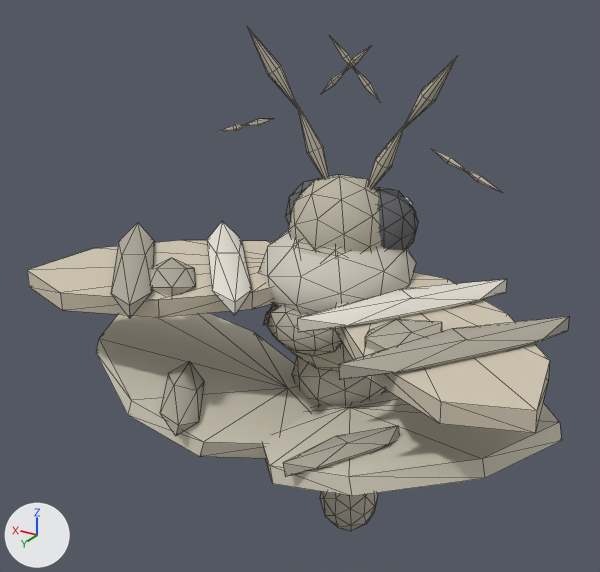
Renders of the glTF model web-forest/public/model/species/dasychira-chekiangensis.glb from each side of a commit.
The view is the same before and after, from a 50 mm camera at (-0.346, 0.646, 0.644) aimed at (0.007, 0.059, 0.35). The lights are fixed; the arrows at lower left show +X, +Y and +Z. The older version comes first. Mesh edges are drawn as thin lines. Where no turn or scale is listed for an object, it has been applied to the vertices. Vertices at exactly the same position are counted once.

Names of what the first picture shows: 'abdomen0', 'abdomen1', 'abdomen4', 'antenna-l1', 'antenna-r1', 'crest2', 'eye-l', 'eye-r', 'head', 'thorax', 'wing-lo-l', 'wing-lo-r', 'wing-up-l', 'wing-up-r' and 3 more.
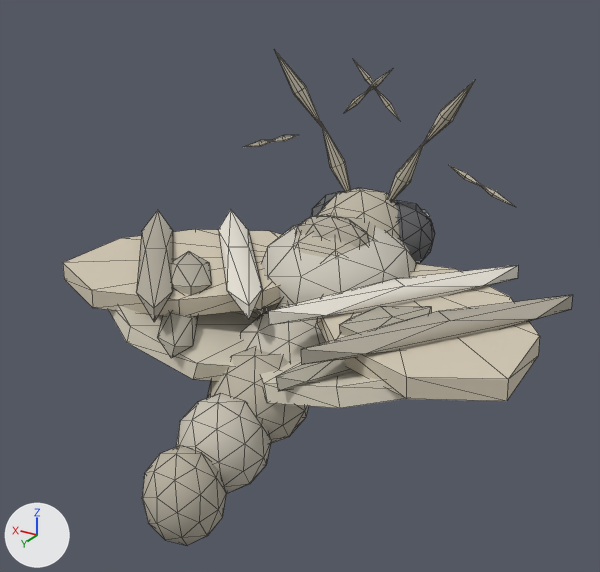
Where the newer file only moved an object's origin or applied its transform, the numbers keep the older frame.

The change, as a list of edits to the scene's bpy script:
```text
Change me_mesh_11:
    used by ob_wing_up_l; location = (0.0344, -0.0094, 0.3373)
    remove me_mesh_11.from_pydata(...)  # 56 vertices, 96 faces; spans x -0.026..0.204, y -0.026..0.191, z -0.01..0.028
    add me_mesh_11.from_pydata(...)  # 56 vertices, 96 faces; spans x -0.029..0.183, y -0.038..0.194, z -0.004..0.034
    me_mesh_11 part 1: the whole mesh is multiplied about its middle by the matrix ((1.005, -0.157, -0.003), (-0.157, 1.072, -0.01), (0.004, -0.005, 1.0)), then moved by (-0.013, -0.008, 0.006)
Change me_mesh_12:
    used by ob_wing_up_r; location = (-0.0344, -0.0094, 0.3373)
    remove me_mesh_12.from_pydata(...)  # 56 vertices, 96 faces; spans x -0.204..0.026, y -0.026..0.191, z -0.01..0.028
    add me_mesh_12.from_pydata(...)  # 56 vertices, 96 faces; spans x -0.183..0.029, y -0.038..0.194, z -0.004..0.034
    me_mesh_12 part 2: the whole mesh is multiplied about its middle by the matrix ((1.005, 0.157, 0.003), (0.157, 1.072, -0.01), (-0.004, -0.005, 1.0)), then moved by (0.013, -0.008, 0.006)
Change me_mesh_13:
    used by ob_wing_lo_l; location = (0.0282, 0.0313, 0.2149)
    remove me_mesh_13.from_pydata(...)  # 32 vertices, 56 faces; spans x -0.041..0.205, y -0.06..0.153, z -0.015..0.064
    add me_mesh_13.from_pydata(...)  # 32 vertices, 56 faces; spans x -0.037..0.18, y -0.031..0.156, z 0.066..0.139
    me_mesh_13 part 3: the whole mesh is multiplied about its middle by the matrix ((0.886, 0.004, -0.037), (0.004, 0.88, -0.019), (-0.023, -0.01, 0.99)), then moved by (-0.01, 0.016, 0.077)
Change me_mesh_14:
    used by ob_wing_lo_r; location = (-0.0282, 0.0313, 0.2149)
    remove me_mesh_14.from_pydata(...)  # 32 vertices, 56 faces; spans x -0.205..0.041, y -0.06..0.153, z -0.015..0.064
    add me_mesh_14.from_pydata(...)  # 32 vertices, 56 faces; spans x -0.18..0.037, y -0.031..0.156, z 0.066..0.139
    me_mesh_14 part 4: the whole mesh is multiplied about its middle by the matrix ((0.886, -0.004, 0.037), (-0.004, 0.88, -0.019), (0.023, -0.01, 0.99)), then moved by (0.01, 0.016, 0.077)
Change ob_abdomen0:
    ob_abdomen0.location: (0.0, -0.0057, 0.2877) -> (0.0, 0.0323, 0.313)
Change ob_abdomen1:
    ob_abdomen1.location: (0.0, -0.0131, 0.2311) -> (0.0, 0.085, 0.296)
Change ob_abdomen3:
    ob_abdomen3.location: (0.0, -0.028, 0.1179) -> (0.0, 0.1903, 0.262)
Change ob_abdomen4:
    ob_abdomen4.location: (0.0, -0.0354, 0.0613) -> (0.0, 0.243, 0.245)
Change ob_head:
    ob_head.location: (0.0, -0.0125, 0.0563) -> (0.0, -0.0532, 0.0263)
Change ob_eye_l:
    ob_eye_l.location: (0.0311, -0.023, 0.3909) -> (0.0311, -0.0672, 0.3664)
Change ob_eye_r:
    ob_eye_r.location: (-0.0311, -0.023, 0.3909) -> (-0.0311, -0.0672, 0.3664)
```

Location of each change, [x1, y1, x2, y2] in pixels of the pictures (600 x 572 px):
'wing-up-r', reshaped (12% wider, 15% shorter)
    before: [297, 272, 569, 433]
    after: [268, 264, 572, 401]
'wing-lo-r', reshaped
    before: [263, 392, 562, 496]
    after: [260, 359, 405, 408]
'wing-lo-l', reshaped
    before: [96, 313, 318, 458]
    after: [109, 305, 262, 381]
'wing-up-l', reshaped (11% narrower, 15% taller)
    before: [27, 221, 273, 318]
    after: [63, 209, 282, 321]
'abdomen4', moved
    before: [320, 491, 378, 531]
    after: [142, 446, 226, 545]
'head', moved
    before: [288, 174, 381, 252]
    after: [317, 188, 399, 238]
'abdomen3', moved (not visible before)
    after: [176, 393, 271, 494]
'abdomen1', moved
    before: [292, 356, 386, 406]
    after: [241, 312, 326, 363]
'eye-r', moved
    before: [375, 188, 418, 250]
    after: [395, 200, 435, 264]
'antenna-r1', moved
    before: [330, 37, 502, 193]
    after: [353, 59, 514, 206]
'antenna-l1', moved
    before: [217, 28, 372, 132]
    after: [244, 50, 392, 147]
'antenna-l0', moved
    before: [297, 104, 329, 178]
    after: [321, 122, 351, 192]
'antenna-r0', moved
    before: [368, 126, 404, 188]
    after: [388, 142, 424, 202]
'abdomen0', moved (mostly hidden afterwards)
    before: [290, 347, 353, 371]
    after: [261, 300, 289, 314]
'eye-l', moved
    before: [285, 178, 322, 225]
    after: [311, 191, 343, 217]
'abdomen2', unchanged, uncovered by the edit
    after: [207, 348, 309, 444]
'crest2', unchanged, covered by the edit
    before: [267, 306, 342, 356]
'crest0', unchanged, uncovered by the edit
    after: [295, 215, 368, 248]
